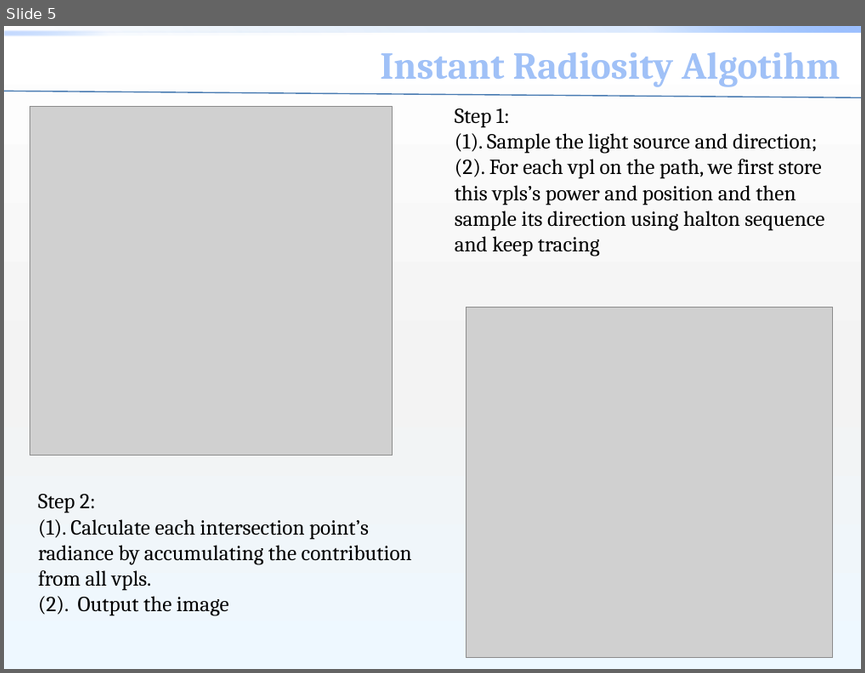
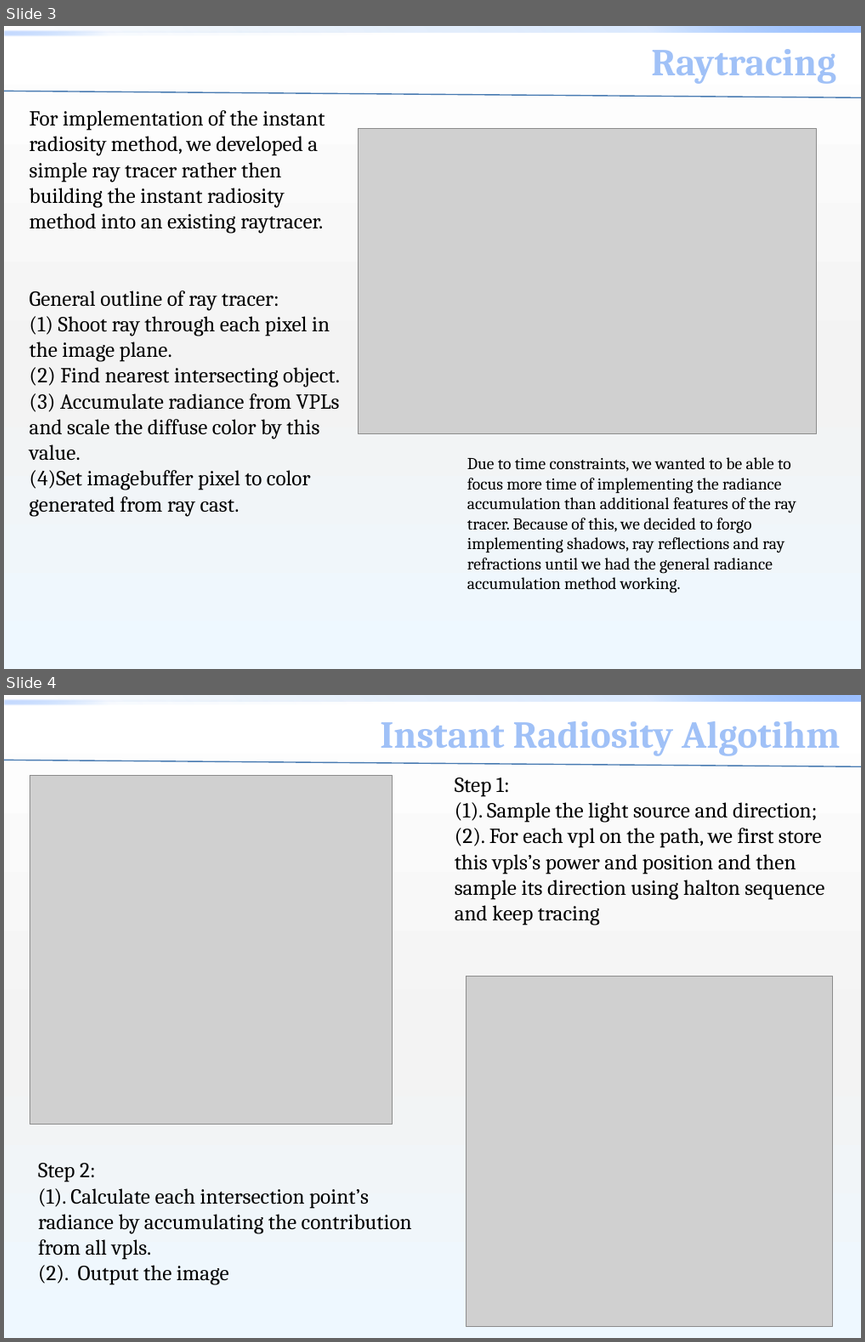
Before and after one commit to zdltheone/instant-radiosity, a slide deck: src/Final write up.pptx. Shown one above the other, each under a label of ours: slide 5 before the commit, slides 3 and 4 after it. The pictures are 865x673 and 865x1342 pixels, drawn with LibreOffice and Linux fonts; fonts in the diff are those of the drawing; grey boxes stand for pictures; background and template pictures are left out. Boxes give left, top, right and bottom in pixels: in the first picture for what was removed or moved away, otherwise in the second. Text is boxed around its words. In the diff, an @@ line names an element or a change of style, - is before the commit and + after.

```diff
--- a/src/Final write up.pptx
+++ b/src/Final write up.pptx
@@ slide 3 added at [4,26,861,669], background gradient #FFFFFF to #F4F4F4 to #EEF9FF; not listed: 2 template elements that a slide beside it also shows @@
@@ text added at [651,49,835,84], 32 pt, text gradient #C0D2F3 to #A1C1F8 to #003B7B, bold @@
+Raytracing
@@ line added from (4, 91) to (861, 98), #477AB1 1 pt @@
@@ text added at [30,110,340,516], 18 pt, text #000000 @@
+For implementation of the instant radiosity method, we developed a simple ray tracer rather then building the instant radiosity method into an existing raytracer.
+General outline of ray tracer:
+(1) Shoot ray through each pixel in the image plane.
+(2) Find nearest intersecting object.
+(3) Accumulate radiance from VPLs and scale the diffuse color by this value.
+(4)Set imagebuffer pixel to color generated from ray cast.
@@ picture added at [358,129,817,434] @@
@@ text added at [467,457,796,593], 14 pt, text #000000 @@
+Due to time constraints, we wanted to be able to focus more time of implementing the radiance accumulation than additional features of the ray tracer. Because of this, we decided to forgo implementing shadows, ray reflections and ray refractions until we had the general radiance accumulation method working.
@@ what was slide 5 is now slide 4 @@
```
Also in this commit, not shown: 2 slides changed, 2 other slides added, 2 slides removed.
